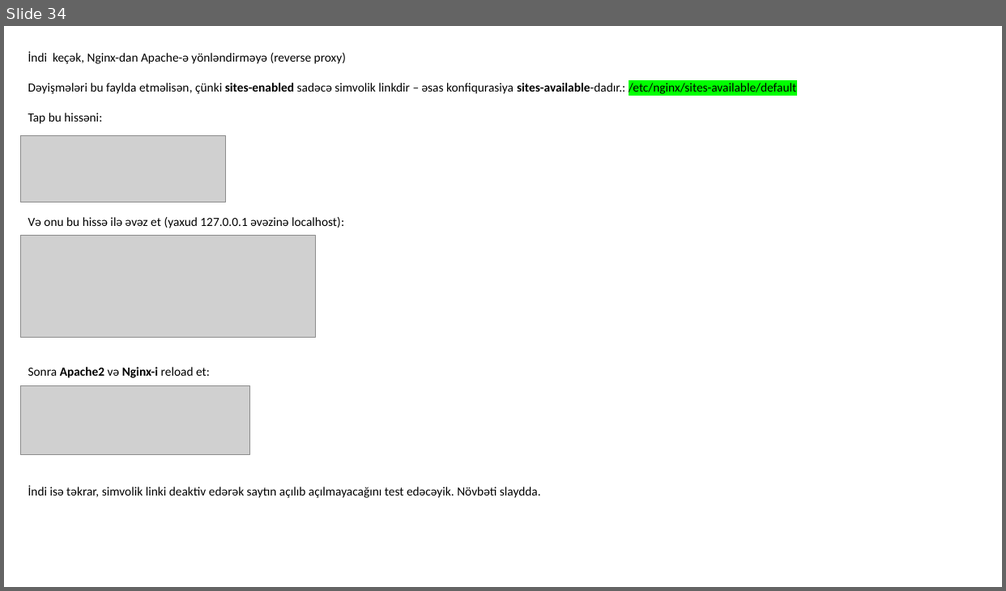
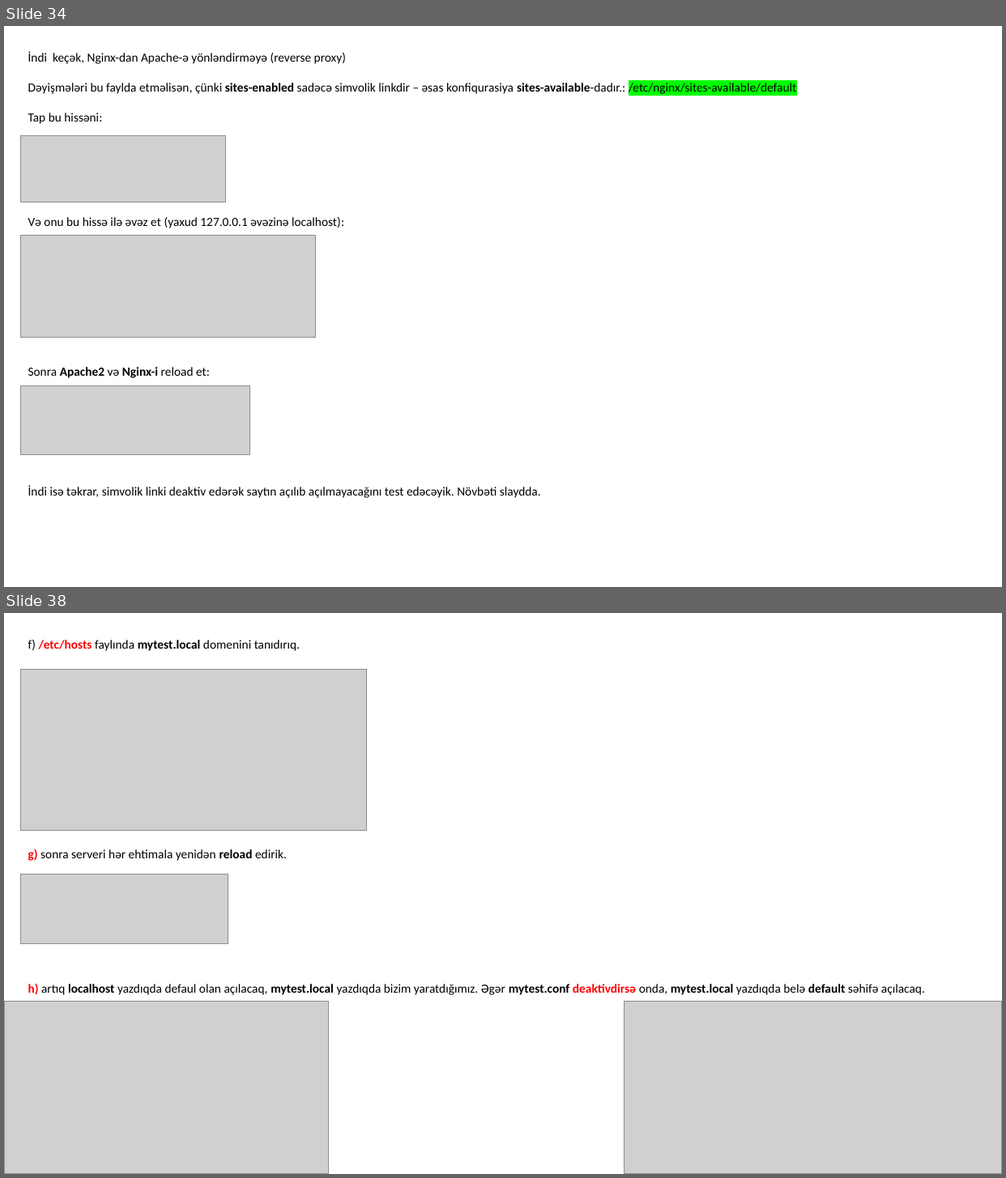
Before and after one commit to codeurient/DevOps, a slide deck: .lessons/Practice.pptx. Shown one above the other, each under a label of ours: slide 34 before the commit, slides 34 and 38 after it; the slides between them are not shown. The pictures are 1006x591 and 1006x1178 pixels, drawn with LibreOffice and Linux fonts; fonts in the diff are those of the drawing; grey boxes stand for pictures. Boxes give left, top, right and bottom in pixels: in the first picture for what was removed or moved away, otherwise in the second. Text is boxed around its words. In the diff, an @@ line names an element or a change of style, - is before the commit and + after.

Commit message:
conf

```diff
--- a/.lessons/Practice.pptx
+++ b/.lessons/Practice.pptx
@@ slide 38 added at box(4, 613, 1002, 1174), background #FFFFFF @@
@@ text added at box(28, 640, 925, 995), 12 pt, text #000000 @@
+f) /etc/hosts faylında mytest.local domenini tanıdırıq.
+g) sonra serveri hər ehtimala yenidən reload edirik.
+h) artıq localhost yazdıqda defaul olan açılacaq, mytest.local yazdıqda bizim yaratdığımız. Əgər mytest.conf deaktivdirsə onda, mytest.local yazdıqda belə default səhifə açılacaq.
@@ picture added at box(20, 669, 366, 831) @@
@@ picture added at box(20, 875, 228, 944) @@
@@ picture added at box(4, 1002, 328, 1174) @@
@@ picture added at box(624, 1002, 1002, 1174) @@
```
Also in this commit, not shown: 1 slide changed, 3 other slides added, 4 slides removed.
